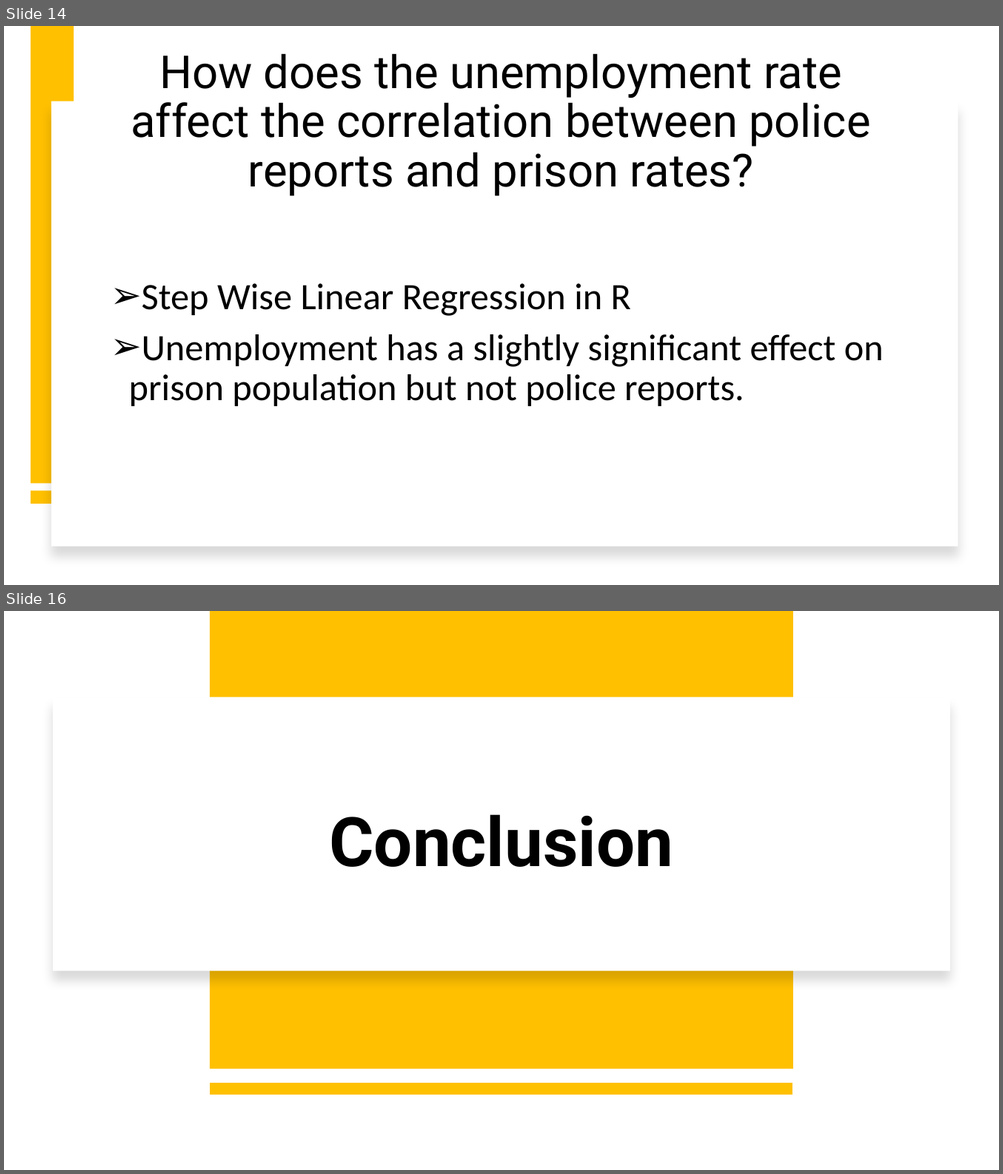
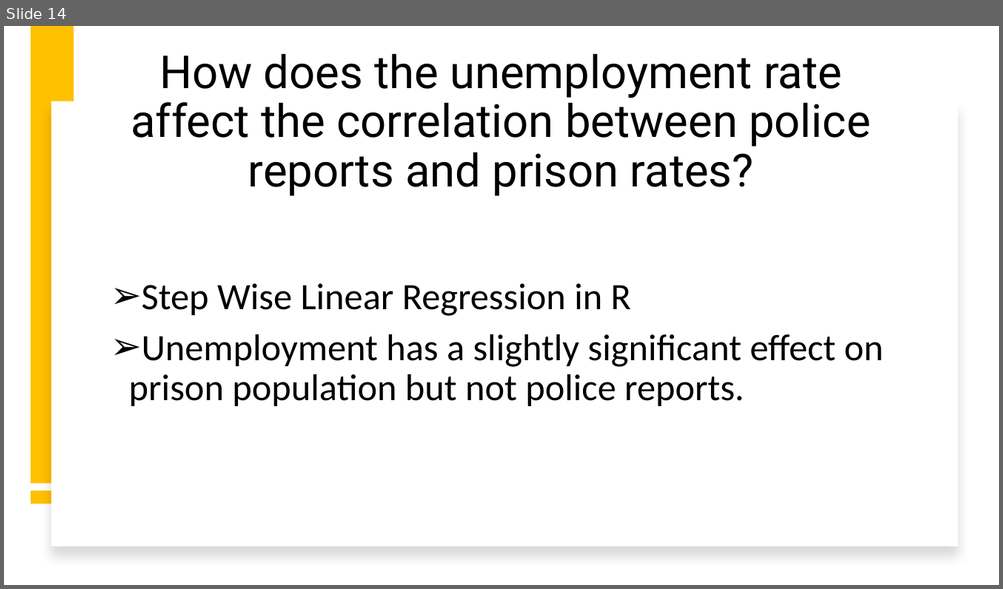
Before and after one commit to Mt122606/Curous-Conquers-, a slide deck: CuriousConquersProject/ProjectPowerpoint1 (1).pptx. Shown one above the other, each under a label of ours: slides 14 and 16 before the commit, slide 14 after it; the slides between them are not shown. The pictures are 1003x1174 and 1003x589 pixels, drawn with LibreOffice and Linux fonts; fonts in the diff are those of the drawing. Boxes give left, top, right and bottom in pixels: in the first picture for what was removed or moved away, otherwise in the second. Text is boxed around its words. In the diff, an @@ line names an element or a change of style, - is before the commit and + after.

```diff
--- a/CuriousConquersProject/ProjectPowerpoint1 (1).pptx
+++ b/CuriousConquersProject/ProjectPowerpoint1 (1).pptx
@@ slide 16 removed at [4,611,999,1170], background #FFFFFF @@
@@ rectangle removed at [210,611,794,1069] @@
@@ rectangle removed at [53,697,950,971] @@
@@ title removed at [329,815,673,867] @@
-Conclusion
@@ line removed from (793, 1089) to (210, 1089) @@
```
Also in this commit, not shown: 6 slides changed, 2 slides added, 1 other slide removed, 1 other file.
